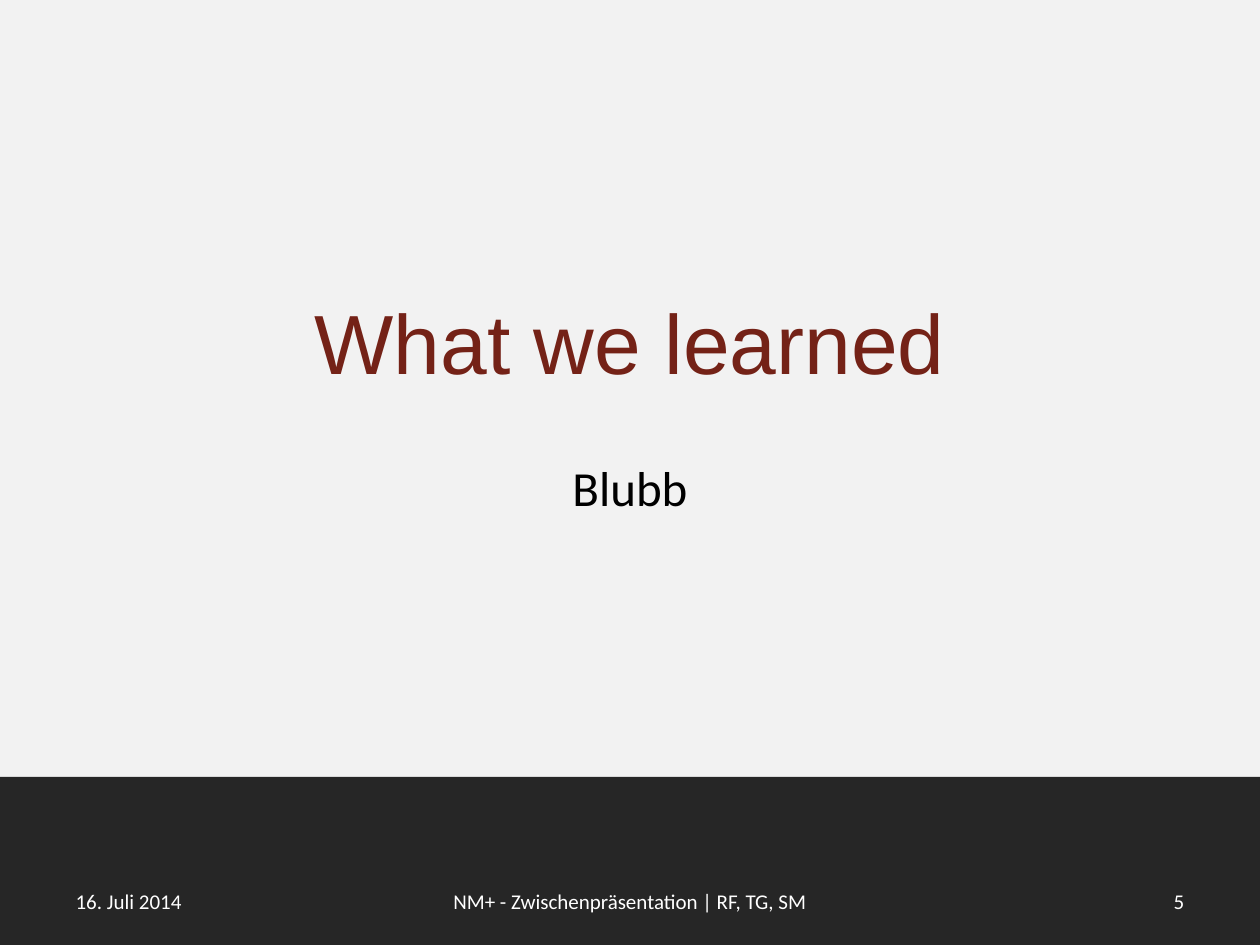
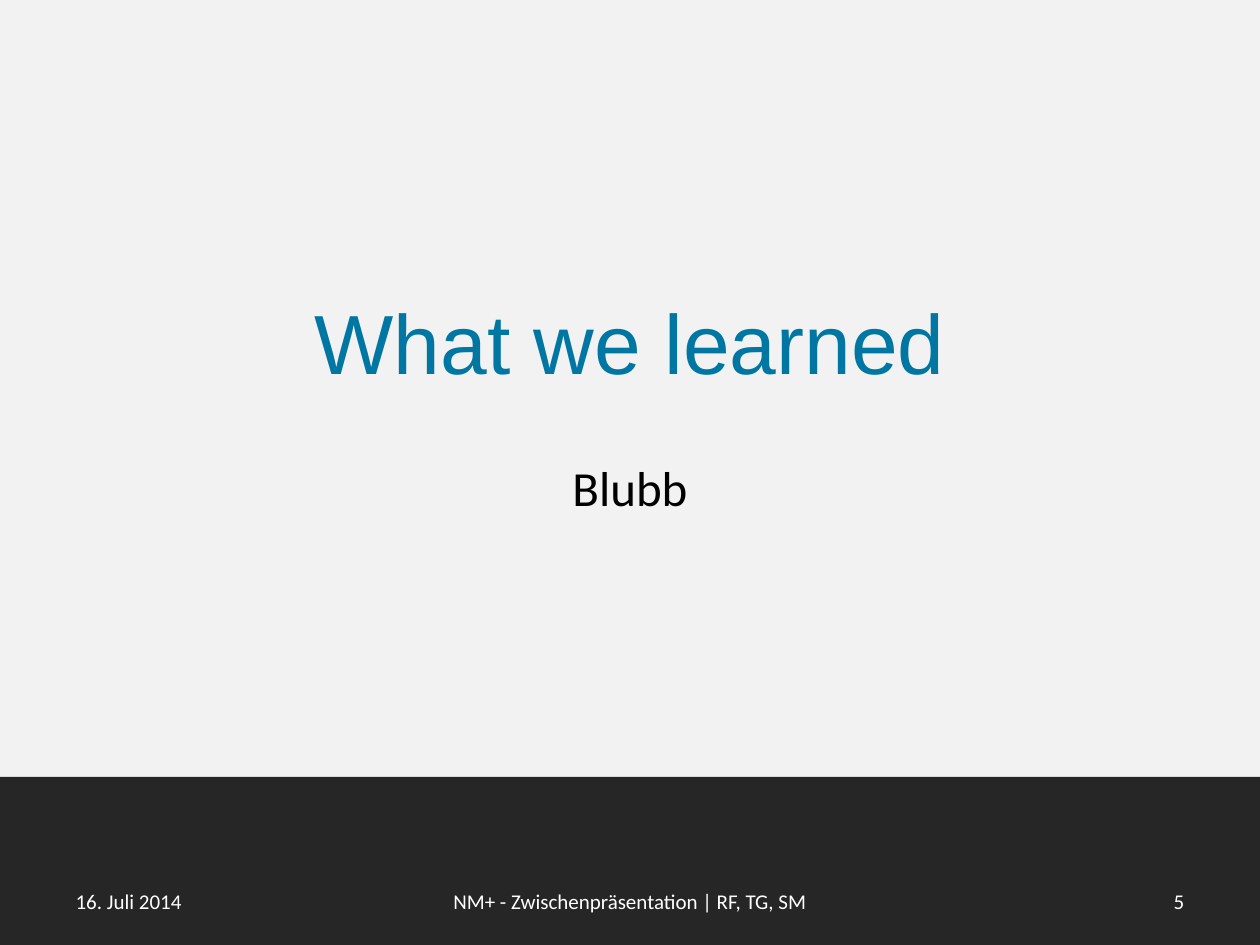
Before and after one commit to smba/newsminer, a slide deck: slide 5 of Presentation/newsminer_plus.pptx. Drawn at 1260x945 pixels with LibreOffice and Linux fonts; fonts in the diff are those of the drawing. Boxes give left, top, right and bottom in pixels: in the first picture for what was removed or moved away, otherwise in the second. Text is boxed around its words. In the diff, an @@ line names an element or a change of style, - is before the commit and + after.

Commit message:
color

```diff
--- a/Presentation/newsminer_plus.pptx
+++ b/Presentation/newsminer_plus.pptx
@@ title "What we learned" at <box>315,313,945,375</box>: text colour #742217 to #0076A3 @@
```
Also in this commit, not shown: 5 other slides changed.
